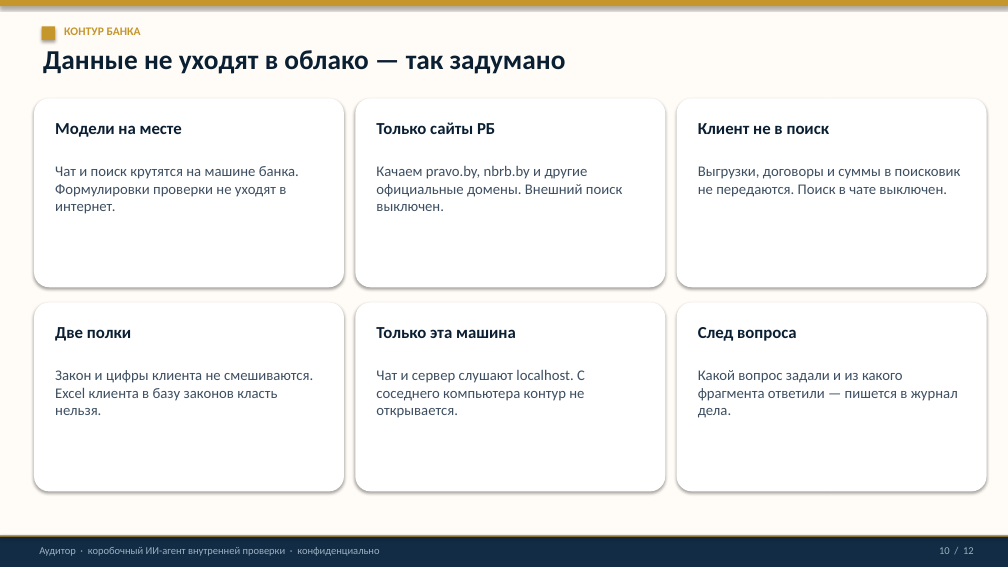
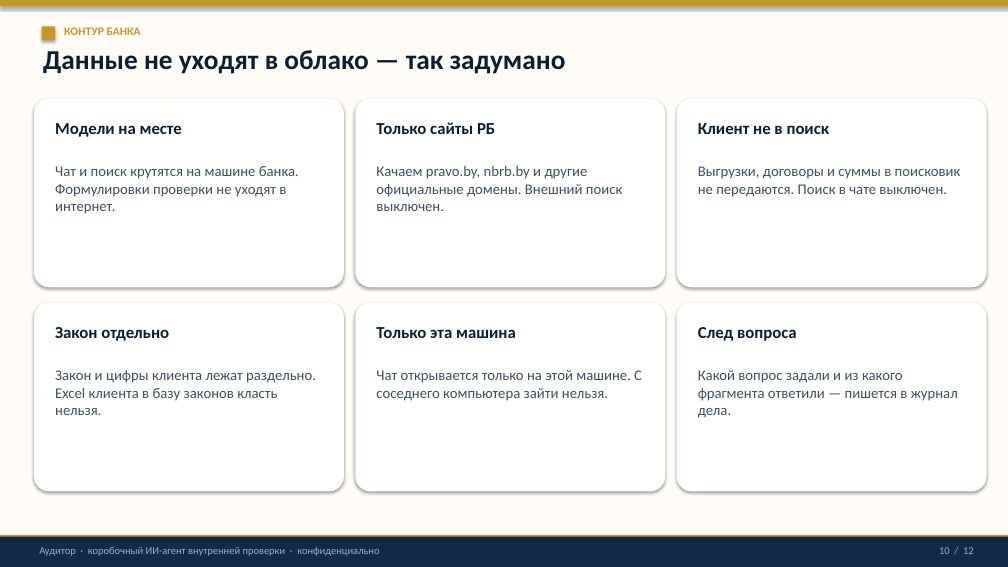
Before and after one commit to sweetd0vee/audit-tools, a slide deck: slide 10 of docs/Аудитор_ИИ-агент_презентация.pptx. Drawn at 1008x567 pixels with LibreOffice and Linux fonts; fonts in the diff are those of the drawing. Boxes give left, top, right and bottom in pixels: in the first picture for what was removed or moved away, otherwise in the second. Text is boxed around its words. In the diff, an @@ line names an element or a change of style, - is before the commit and + after.

```diff
--- a/docs/Аудитор_ИИ-агент_презентация.pptx
+++ b/docs/Аудитор_ИИ-агент_презентация.pptx
@@ text at <box>55,327,169,341</box>: text changed @@
-Две полки
+Закон отдельно
@@ text at <box>55,370,316,415</box>: text changed @@
-Закон и цифры клиента не смешиваются. Excel клиента в базу законов класть нельзя.
+Закон и цифры клиента лежат раздельно. Excel клиента в базу законов класть нельзя.
@@ text at <box>376,370,642,401</box>: text changed @@
-Чат и сервер слушают localhost. С соседнего компьютера контур не открывается.
+Чат открывается только на этой машине. С соседнего компьютера зайти нельзя.
```
Also in this commit, not shown: 4 other slides changed, 29 other files.
